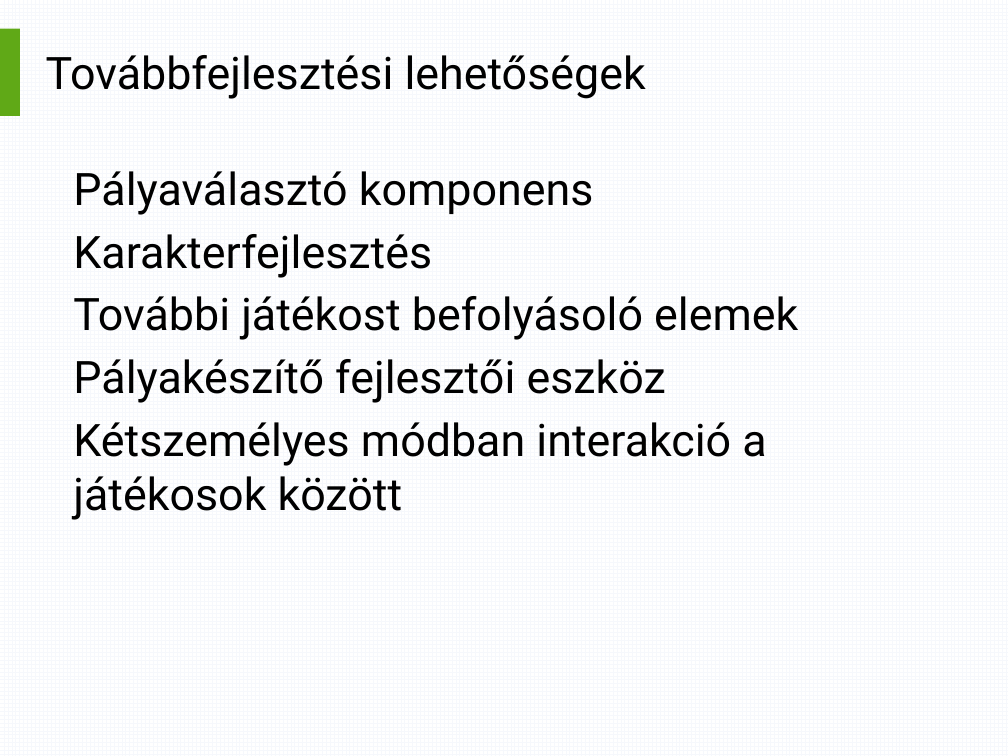
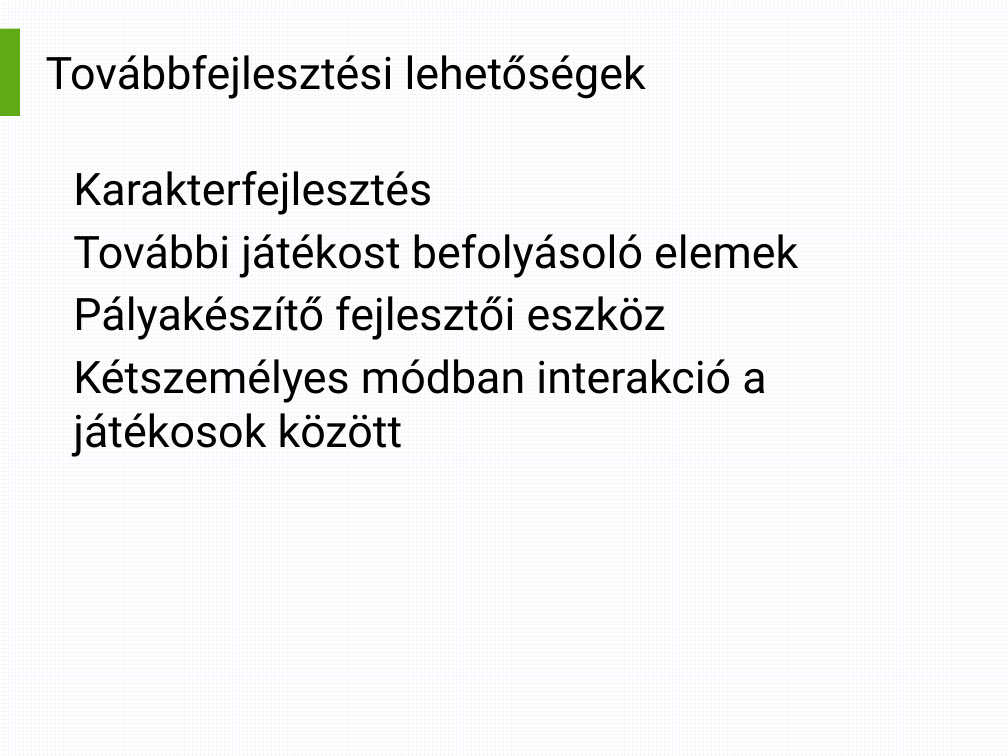
Before and after one commit to trnktms/ScarFly, a slide deck: slide 15 of ScarFly/Docs/Presentation.pptx (slide 16 before the commit). Drawn at 1008x756 pixels with LibreOffice and Linux fonts; fonts in the diff are those of the drawing. Boxes give left, top, right and bottom in pixels: in the first picture for what was removed or moved away, otherwise in the second. Text is boxed around its words. In the diff, an @@ line names an element or a change of style, - is before the commit and + after.

```diff
--- a/ScarFly/Docs/Presentation.pptx
+++ b/ScarFly/Docs/Presentation.pptx
@@ text at <box>73,171,594,215</box>: paragraph removed @@
-Pályaválasztó komponens
```
Also in this commit, not shown: 2 other slides changed, 1 slide removed, 24 other files.
